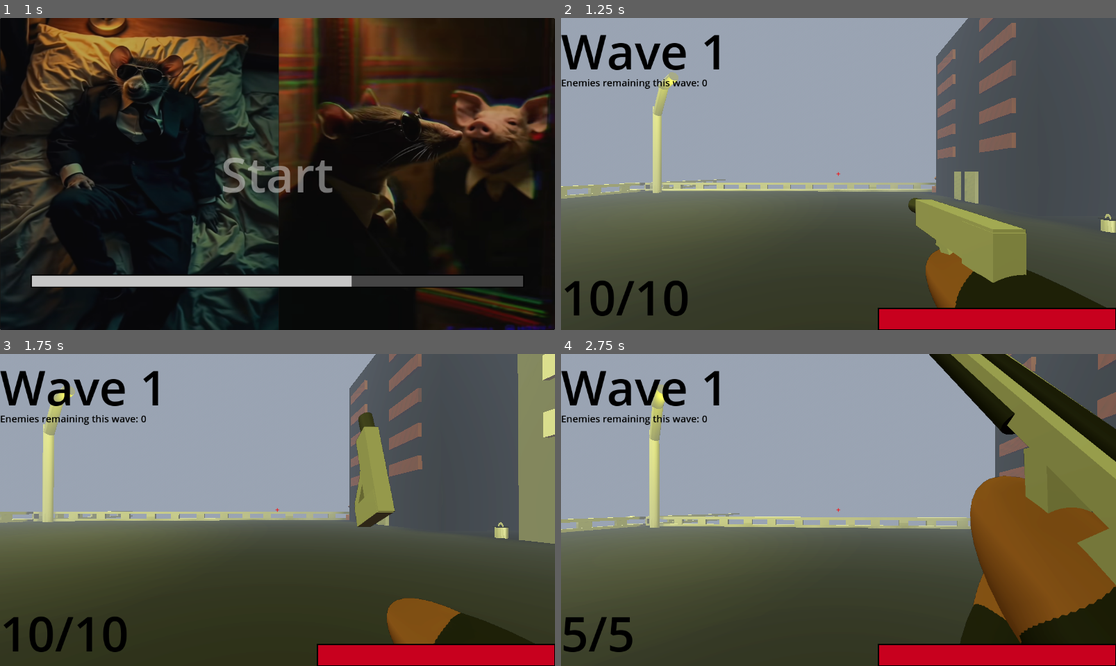
Above: before the commit, frames 1-4 (two rows, left to right).
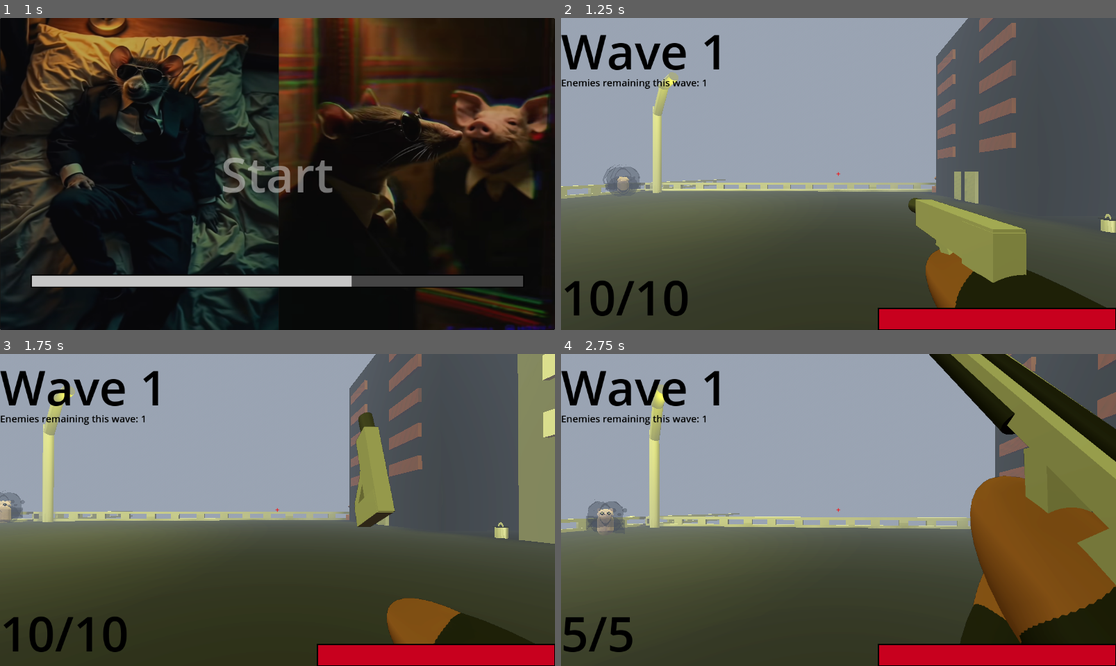
Above: after the commit, the same moments.

Repository: DylanFrenzy/The-Trials-and-Tribulations-of-Tim-Cheese
Game: Godot game, scene res://scenes/hud/start_screen.tscn
The game is run twice, just before and just after one commit, with the same random seed, the same clock (stepped at 60 frames per second) and the same inputs. Sound files missing from this copy of the repository are replaced by a short silence.
Inputs (mouse positions are in pixels of both pictures, inside the frame that each line leads up to):
- Up to frame 1 (1 s): click "Start" at 0.5 s
- Up to frame 2 (1.25 s): no input
- Up to frame 3 (1.75 s): move the mouse to (305, 510) at 1.27 s; hold W (move_forward) from 1.28 s (still down); hold Mouse wheel up (change_weapon_scroll) from 1.28 s (still down); tap Space (jump) at 1.52 s
- Up to frame 4 (2.75 s): keep holding W (move_forward); move the mouse to (810, 510) at 2.02 s; release Mouse wheel up (change_weapon_scroll) at 2.03 s; tap 1 (pistol_switch) at 2.1 s; tap Space (jump) at 2.27 s

Frame 1 is identical in both runs. In frame 2, 0.5% of the frame differs, in the area x 7-27%, y 19-57%; in frame 3, 0.3%; in frame 4, 0.6%, in the area x 4-27%, y 19-58%.
Error before the commit: Parse Error: Function "drop" has the same name as a previously declared variable. (res://scripts/JohnPork.gd:112)

Commit message:
ammo code finished

Diff:
--- a/3d-project/assets/Ammo.tscn
+++ b/3d-project/assets/Ammo.tscn
@@ -1,4 +1,6 @@
-[gd_scene load_steps=3 format=3 uid="uid://cc3j4pj5kcxud"]
+[gd_scene load_steps=5 format=3 uid="uid://cc3j4pj5kcxud"]
+
+[ext_resource type="Script" uid="uid://b8s3ap0q6g3sb" path="res://assets/ammo.gd" id="1_031w7"]
 
 [sub_resource type="StandardMaterial3D" id="StandardMaterial3D_kkmnl"]
 albedo_color = Color(0.309804, 0.482353, 0.360784, 1)
@@ -8,8 +10,20 @@
 [sub_resource type="BoxMesh" id="BoxMesh_ji6dm"]
 material = SubResource("StandardMaterial3D_kkmnl")
 
+[sub_resource type="BoxShape3D" id="BoxShape3D_uebyc"]
+size = Vector3(0.626419, 1, 0.358704)
+
 [node name="Node3D" type="Node3D"]
+script = ExtResource("1_031w7")
 
 [node name="MeshInstance3D" type="MeshInstance3D" parent="."]
-transform = Transform3D(0.487077, 0, 0, 0, 0.325758, 0, 0, 0, 0.221209, 0, 0, 0)
+transform = Transform3D(0.487077, 0, 0, 0, 0.325758, 0, 0, 0, 0.221209, 0, -0.111307, 0)
 mesh = SubResource("BoxMesh_ji6dm")
+
+[node name="Area3D" type="Area3D" parent="."]
+
+[node name="CollisionShape3D" type="CollisionShape3D" parent="Area3D"]
+transform = Transform3D(1, 0, 0, 0, 1, 0, 0, 0, 1, 0.0204544, 0, 0.00241089)
+shape = SubResource("BoxShape3D_uebyc")
+
+[connection signal="body_entered" from="Area3D" to="." method="_on_area_3d_body_entered"]
--- a/3d-project/assets/John_Pork.tscn
+++ b/3d-project/assets/John_Pork.tscn
@@ -319,10 +319,6 @@
 [node name="CharacterBody3D" type="CharacterBody3D"]
 transform = Transform3D(-1, 0, -8.74228e-08, 0, 0.794, 0, 8.74228e-08, 0, -1, 0, 0, 0)
 script = ExtResource("1_fd3r2")
-speed = null
-flee_speed = null
-health = null
-turn_speed = null
 
 [node name="MeshInstance3D" type="MeshInstance3D" parent="."]
 mesh = SubResource("CapsuleMesh_j6nc8")
--- /dev/null
+++ b/3d-project/assets/ammo.gd
@@ -0,0 +1,11 @@
+extends Node3D
+
+@onready var player = get_tree().get_first_node_in_group("player")
+@onready var sniper = get_tree().get_first_node_in_group("SNIPAAAAA")
+
+
+func _on_area_3d_body_entered(body):
+    if body == player:
+        if sniper.spare_ammo_cap == sniper.current_spare_ammo: return
+        sniper.current_spare_ammo = min(sniper.current_spare_ammo + 5, sniper.spare_ammo_cap)
+        queue_free()
--- a/3d-project/scenes/gun_cam.tscn
+++ b/3d-project/scenes/gun_cam.tscn
@@ -703,7 +703,7 @@
 &"pistol": ExtResource("5_6r2yp")
 }
 
-[node name="SniperRifle" parent="Node3D" instance=ExtResource("7_i371p")]
+[node name="SniperRifle" parent="Node3D" groups=["SNIPAAAAA"] instance=ExtResource("7_i371p")]
 transform = Transform3D(-1.74847e-07, 0, 4, 0, 4, 0, -4, 0, -1.74847e-07, -0.429, 0.791, 0.851)
 script = ExtResource("7_wfaqt")
 
--- a/3d-project/scripts/JohnPork.gd
+++ b/3d-project/scripts/JohnPork.gd
@@ -18,15 +18,14 @@
 @onready var curve = get_tree().get_first_node_in_group("path").curve;
 @onready var flee_location = get_flee_point()
 
-var drop = preload("res://assets/Ammo.tscn")
+@onready var drop_scene = preload("res://assets/Ammo.tscn")
 
 var willdrop = false
 
 func _ready():
-	print("hola senor")
 	var number1 = randf()
 	if number1 <= 0.1:
-		var willdrop = true
+		willdrop = true
 
 
 func _physics_process(delta):
@@ -110,7 +109,7 @@
 	move_and_slide()
 
 func drop():
-	var dropinst = drop.instantiate()
+	var dropinst = drop_scene.instantiate()
 	dropinst.global_position = global_position
 	get_parent().add_child(dropinst)
 	pass
--- a/3d-project/scripts/sniper_rifle.gd
+++ b/3d-project/scripts/sniper_rifle.gd
@@ -3,6 +3,7 @@
 @export var damage := 20
 @export var max_ammo := 5
 @export var current_ammo := 5
+@export var spare_ammo_cap := 20
 
 @onready var player = get_tree().get_first_node_in_group("player")
 @onready var ani_player = $AnimationPlayer2
@@ -11,6 +12,7 @@
 @onready var ammo_display = get_tree().root.get_node("Node3D/hud/Ammo")
 @onready var gun_cam = get_parent().get_parent()
 var zoomed = false
+var current_spare_ammo = 5
 
 func _input(event: InputEvent) -> void:
 	if ani_player.is_playing(): return
@@ -36,10 +38,18 @@
 
 	if (event.is_action_pressed("reload")):
 		muzzle_flash.emitting = false
-		if current_ammo == max_ammo: return
+		if current_ammo == max_ammo or current_spare_ammo == 0:
+			return
 		ani_player.play("Reload")
 		await ani_player.animation_finished
-		current_ammo = max_ammo
+		if current_spare_ammo >= max_ammo - current_ammo:
+			current_spare_ammo -= max_ammo - current_ammo
+			current_ammo = max_ammo
+		else:
+			current_ammo += current_spare_ammo
+			current_spare_ammo = 0
+
+
 		update_ammo_display(max_ammo)
 		if zoomed:
 			ani_player.play("Zoom")
Not shown, added: 3d-project/assets/ammo.gd.uid
